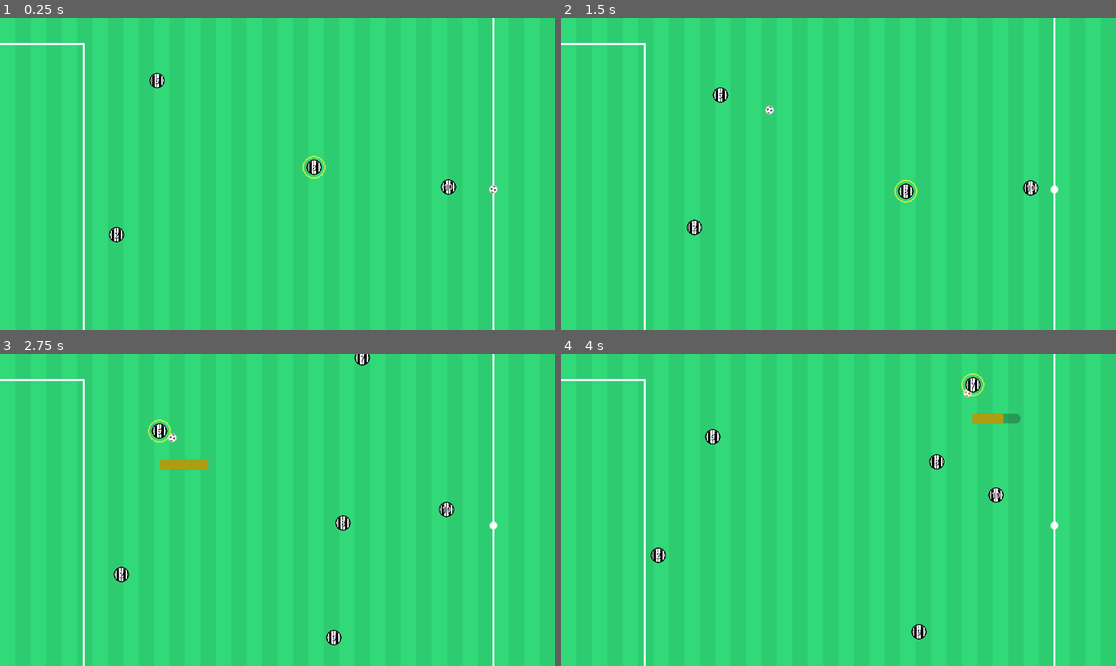
Above: before the commit, frames 1-4 (two rows, left to right).
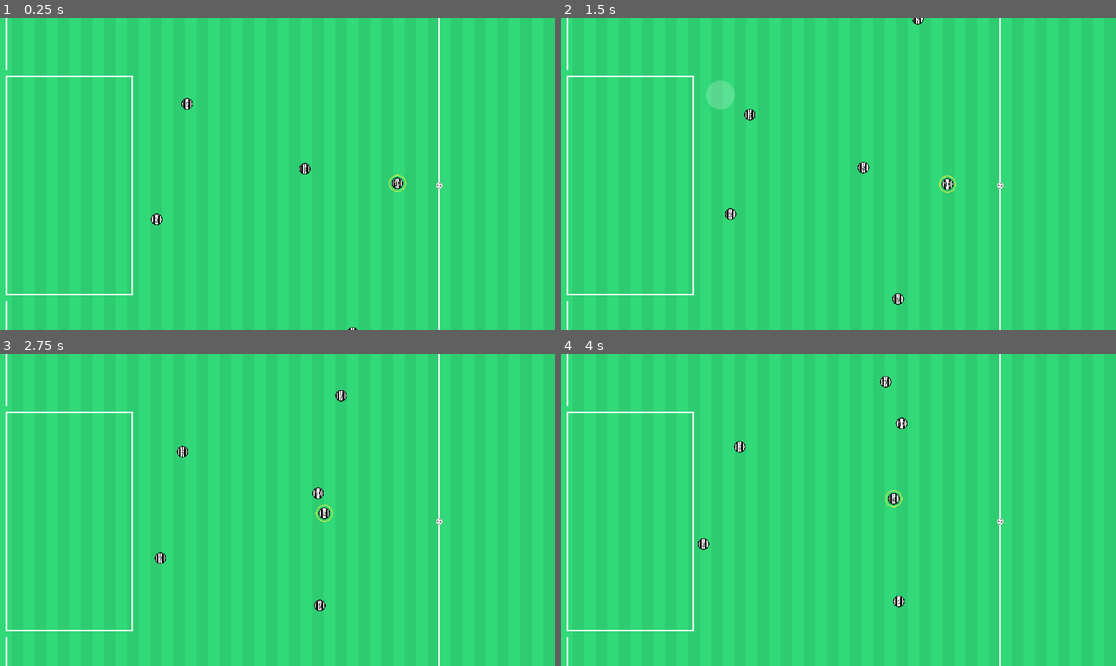
Above: after the commit, the same moments.

Repository: vikkio88/appalla
Game: Godot game, scene res://scenes/Match.tscn
Two runs of this game, one before a commit and one after it. Both use one fixed random seed, a clock stepped at 60 frames per second and the inputs below.
Inputs (mouse positions are in pixels of both pictures, inside the frame that each line leads up to):
- Up to frame 1 (0.25 s): no input
- Up to frame 2 (1.5 s): move the mouse to (677, 233) at 0.52 s; press the mouse at (677, 233) at 0.53 s; tap S (S) at 0.8, 1.35 s; move the mouse to (721, 96) at 1.27 s; release the mouse at (721, 96) at 1.28 s
- Up to frame 3 (2.75 s): click (160, 432) at 1.55 s; move the mouse to (344, 525) at 2.02 s; press the mouse at (344, 525) at 2.03 s; tap S (S) at 2.3 s
- Up to frame 4 (4 s): move the mouse to (921, 357) at 2.77 s; release the mouse at (921, 357) at 2.78 s; tap S (S) at 2.85, 3.8 s; click (921, 357) at 3.05 s; move the mouse to (894, 637) at 3.52 s; press the mouse at (894, 637) at 3.53 s

The runs differ from the first frame. In frame 1, 2.7% of the frame differs, in the area x 0-90%, y 0-100%; in frame 2, 3.1%; in frame 3, 3.4%; in frame 4, 3.4%.

Commit message:
moving functions to subnode: Team

Diff:
--- /dev/null
+++ b/models/Team.tscn
@@ -0,0 +1,45 @@
+[gd_scene load_steps=3 format=3 uid="uid://vy8rn5diyeev"]
+
+[ext_resource type="Script" uid="uid://b2yus7ljynsrb" path="res://models/team.gd" id="1_33cy0"]
+[ext_resource type="PackedScene" uid="uid://bq5b1vqhu0asi" path="res://models/actors/players/Player.tscn" id="1_556fo"]
+
+[node name="Team" type="Node"]
+script = ExtResource("1_33cy0")
+
+[node name="Players" type="Node" parent="."]
+
+[node name="2" parent="Players" instance=ExtResource("1_556fo")]
+position = Vector2(216, 402)
+number = 2
+defense_position = Vector2(216, 400)
+attack_position = Vector2(400, 450)
+
+[node name="5" parent="Players" instance=ExtResource("1_556fo")]
+position = Vector2(258, 242)
+number = 5
+defense_position = Vector2(250, 240)
+attack_position = Vector2(400, 180)
+
+[node name="7" parent="Players" instance=ExtResource("1_556fo")]
+position = Vector2(524, 83)
+number = 7
+defense_position = Vector2(460, 160)
+attack_position = Vector2(1010, 80)
+
+[node name="8" parent="Players" instance=ExtResource("1_556fo")]
+position = Vector2(421, 332)
+number = 8
+defense_position = Vector2(450, 335)
+attack_position = Vector2(670, 335)
+
+[node name="9" parent="Players" instance=ExtResource("1_556fo")]
+position = Vector2(487, 559)
+number = 9
+defense_position = Vector2(470, 490)
+attack_position = Vector2(990, 525)
+
+[node name="10" parent="Players" instance=ExtResource("1_556fo")]
+position = Vector2(549, 352)
+number = 10
+defense_position = Vector2(550, 350)
+attack_position = Vector2(1045, 345)
--- a/models/actors/players/Player.tscn
+++ b/models/actors/players/Player.tscn
@@ -9,12 +9,6 @@
 
 [sub_resource type="CircleShape2D" id="CircleShape2D_1nmpv"]
 radius = 40.0
-
-[sub_resource type="CircleShape2D" id="CircleShape2D_eluw5"]
-radius = 56.0
-
-[sub_resource type="CircleShape2D" id="CircleShape2D_87843"]
-radius = 150.0
 
 [node name="Player" type="CharacterBody2D"]
 scale = Vector2(0.5, 0.5)
@@ -52,22 +46,7 @@
 [node name="tick" type="Timer" parent="."]
 autostart = true
 
-[node name="Nearby" type="Area2D" parent="."]
-
-[node name="CollisionShape2D" type="CollisionShape2D" parent="Nearby"]
-shape = SubResource("CircleShape2D_eluw5")
-debug_color = Color(0.9622175, 0.06508561, 0.4672268, 0.41960785)
-
-[node name="Zone" type="Area2D" parent="."]
-
-[node name="CollisionShape2D" type="CollisionShape2D" parent="Zone"]
-shape = SubResource("CircleShape2D_87843")
-
 [connection signal="body_entered" from="BallPossession" to="." method="_on_ball_possession_body_entered"]
 [connection signal="body_exited" from="BallPossession" to="." method="_on_ball_possession_body_exited"]
 [connection signal="input_event" from="BallPossession" to="." method="_on_ball_possession_input_event"]
 [connection signal="timeout" from="tick" to="." method="_on_tick_timeout"]
-[connection signal="body_entered" from="Nearby" to="." method="_on_nearby_body_entered"]
-[connection signal="body_exited" from="Nearby" to="." method="_on_nearby_body_exited"]
-[connection signal="body_entered" from="Zone" to="." method="_on_zone_body_entered"]
-[connection signal="body_exited" from="Zone" to="." method="_on_zone_body_exited"]
--- a/models/actors/players/player.gd
+++ b/models/actors/players/player.gd
@@ -37,7 +37,7 @@
 
 
 func is_same(other: Player) -> bool:
-	return self.number == other.number
+	return other and self.number == other.number
 
 
 func has_ball() -> bool:
@@ -90,7 +90,7 @@
 	move_and_slide()
 
 func _on_ball_possession_body_entered(body: Node2D) -> void:
-	if body is Ball and not has_ball_owner_nearby:
+	if body is Ball:
 		ball = body
 		EventBus.ball_possession_change.emit(self)
 		if (
@@ -136,30 +136,5 @@
 		decision = Ai.Decision.Defense
 		target = defense_position + variation
 
-
-var has_ball_owner_nearby = false
-func _on_nearby_body_entered(body: Node2D) -> void:
-	if body is Player and not self.is_same(body):
-		if body.has_ball() and body.team == self.team:
-			print_debug("player %s detected teammate with ball %s" % [ self.number, body.number])
-			has_ball_owner_nearby = true
-
-func _on_nearby_body_exited(body: Node2D) -> void:
-	if body is Player and not self.is_same(body):
-		if body.has_ball() and body.team == self.team:
-			print_debug("player %s detected teammate with ball %s leaving" % [ self.number, body.number])
-			has_ball_owner_nearby = false
-
 func same_team(other: Player) -> bool:
 	return other and self.team == other.team
-
-func _on_zone_body_entered(body: Node2D) -> void:
-	if body is Ball and not self.same_team(MatchState.ball_owner):
-		print("ball entered")
-		decision = Ai.Decision.ChaseBall
-		target = body.global_position
-
-
-func _on_zone_body_exited(body: Node2D) -> void:
-	if body is Ball and not self.same_team(MatchState.ball_owner):
-		decision = Ai.Decision.Wait
--- /dev/null
+++ b/models/team.gd
@@ -0,0 +1,30 @@
+extends Node
+class_name Team
+
+@export var side: Enums.TeamSide = Enums.TeamSide.Home
+
+@onready var movement_players = $Players
+
+var is_user_team = false
+
+func get_players()-> Array[Node]:
+	return movement_players.get_children()
+
+
+func closest_player(selected_player: Player, ball_position: Vector2) -> Player:
+	var closest: Player = null
+	var closest_dist := INF
+	var players = get_players();
+
+	for pl: Player in players:
+		if pl.is_same(selected_player):
+			continue
+		var dist := pl.global_position.distance_squared_to(ball_position)
+		if dist < closest_dist:
+			closest_dist = dist
+			closest = pl
+	return closest
+
+
+func _ready() -> void:
+	is_user_team = MatchState.user_side == side
--- a/scenes/Match.tscn
+++ b/scenes/Match.tscn
@@ -2,8 +2,8 @@
 
 [ext_resource type="PackedScene" uid="uid://csgxhgdit8yaf" path="res://models/pitch/Pitch.tscn" id="1_1w71u"]
 [ext_resource type="Script" uid="uid://hvxe1yrp7yj7" path="res://scenes/match.gd" id="1_tte12"]
-[ext_resource type="PackedScene" uid="uid://bq5b1vqhu0asi" path="res://models/actors/players/Player.tscn" id="2_d2rnv"]
 [ext_resource type="PackedScene" uid="uid://bw65aj61jo6am" path="res://models/actors/Ball.tscn" id="3_d2rnv"]
+[ext_resource type="PackedScene" uid="uid://vy8rn5diyeev" path="res://models/Team.tscn" id="3_y3yhn"]
 [ext_resource type="PackedScene" uid="uid://dtfyotn5178ty" path="res://utils/MainCamera.tscn" id="5_y3yhn"]
 
 [sub_resource type="StyleBoxFlat" id="StyleBoxFlat_tte12"]
@@ -14,43 +14,7 @@
 
 [node name="Pitch" parent="." instance=ExtResource("1_1w71u")]
 
-[node name="Home" type="Node" parent="."]
-
-[node name="2" parent="Home" instance=ExtResource("2_d2rnv")]
-position = Vector2(216, 402)
-number = 2
-defense_position = Vector2(216, 400)
-attack_position = Vector2(400, 450)
-
-[node name="5" parent="Home" instance=ExtResource("2_d2rnv")]
-position = Vector2(258, 242)
-number = 5
-defense_position = Vector2(250, 240)
-attack_position = Vector2(400, 180)
-
-[node name="7" parent="Home" instance=ExtResource("2_d2rnv")]
-position = Vector2(524, 83)
-number = 7
-defense_position = Vector2(460, 160)
-attack_position = Vector2(1010, 80)
-
-[node name="8" parent="Home" instance=ExtResource("2_d2rnv")]
-position = Vector2(421, 332)
-number = 8
-defense_position = Vector2(450, 335)
-attack_position = Vector2(670, 335)
-
-[node name="9" parent="Home" instance=ExtResource("2_d2rnv")]
-position = Vector2(487, 559)
-number = 9
-defense_position = Vector2(470, 490)
-attack_position = Vector2(990, 525)
-
-[node name="10" parent="Home" instance=ExtResource("2_d2rnv")]
-position = Vector2(549, 352)
-number = 10
-defense_position = Vector2(550, 350)
-attack_position = Vector2(1045, 345)
+[node name="Home" parent="." instance=ExtResource("3_y3yhn")]
 
 [node name="Away" type="Node" parent="."]
 
@@ -60,7 +24,7 @@
 
 [node name="MainCamera" parent="." node_paths=PackedStringArray("target") instance=ExtResource("5_y3yhn")]
 position = Vector2(383, 339)
-zoom = Vector2(2, 2)
+zoom = Vector2(1.5, 1.5)
 target = NodePath("../Ball")
 
 [node name="charger" type="ProgressBar" parent="."]
--- a/scenes/match.gd
+++ b/scenes/match.gd
@@ -4,7 +4,7 @@
 @onready var ball: Node2D = $Ball
 @onready var charger: ProgressBar = $charger
 @onready var pitch_sides = {
-	Enums.TeamSide.Home: $Home.get_children(), Enums.TeamSide.Away: $Away.get_children()
+	Enums.TeamSide.Home: $Home, Enums.TeamSide.Away: $Away.get_children()
 }
 @onready var camera: Camera2D = $MainCamera
 var hold_counter: float = 0
@@ -18,30 +18,20 @@
 	EventBus.clicked_player.connect(self.player_was_clicked)
 	EventBus.scored_away_goal.connect(func(player: Player): goal(player, Enums.TeamSide.Away))
 	EventBus.scored_home_goal.connect(func(player: Player): goal(player, Enums.TeamSide.Home))
-	select_player($"Home/8" as Player)
+	select_player(get_user_team().closest_player(selected_player, ball.global_position) as Player)
 
 
 func goal(player: Player, side: Enums.TeamSide):
 	print_debug("goal! side: %s player: %s" % [side, player.number])
 	ball.global_position = Vars.CENTER
 
-func closest_player(players: Array, ball_position: Vector2) -> Player:
-	var closest: Player = null
-	var closest_dist := INF
-
-	for pl: Player in players:
-		if pl.is_same(selected_player):
-			continue
-		var dist := pl.global_position.distance_squared_to(ball_position)
-		if dist < closest_dist:
-			closest_dist = dist
-			closest = pl
-	return closest
+func get_user_team() -> Team:
+	return pitch_sides[MatchState.user_side] as Team;
 
 func select_next_player():
-	var players = pitch_sides[MatchState.user_side] as Array[Player]
+	var user_team = get_user_team()
 	var ball_position: Vector2 = ball.global_position
-	select_player(closest_player(players, ball_position))
+	select_player(user_team.closest_player(selected_player, ball_position))
 
 
 func select_player(player: Player):
@@ -124,17 +114,6 @@
 	t.draw(pos)
 	add_child(t)
 
-var previous_chaser: Player
 func _on_tick_timeout() -> void:
 	var ball_pos = ball.global_position
 	MatchState.ball_position = ball_pos
-	#var home = closest_player(pitch_sides[Enums.TeamSide.Home], ball_pos)
-	#if previous_chaser and home.is_same(previous_chaser):
-		#return
-	#if home and not home.is_selected:
-		#if previous_chaser:
-			#previous_chaser.decision = Ai.Decision.Wait
-			#previous_chaser.stop()
-		#previous_chaser = home
-		#home.decision = Ai.Decision.ChaseBall
-		#home.target = ball_pos
Not shown: 1 places in models/actors/players/Player.tscn that only renumber resources
Not shown, added: models/team.gd.uid
